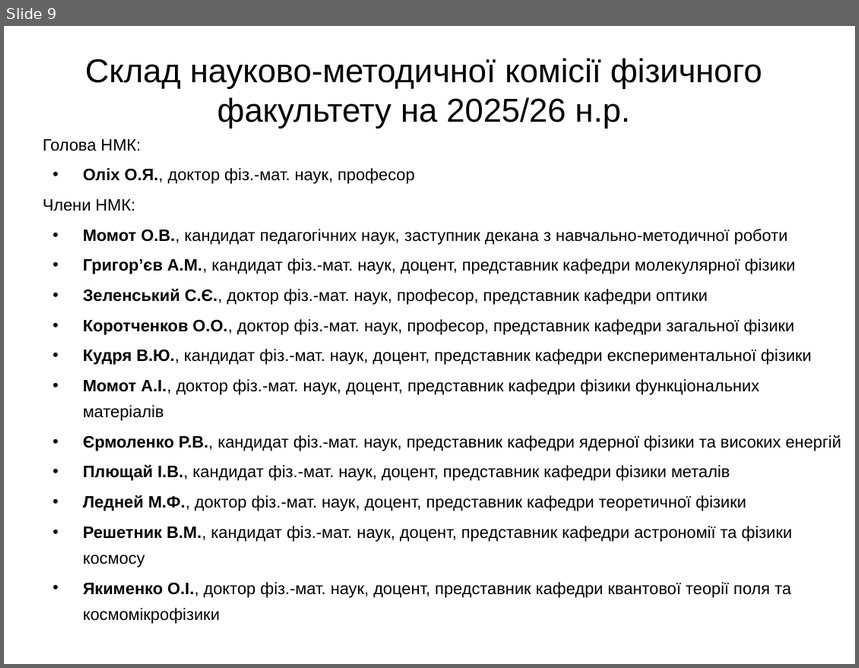
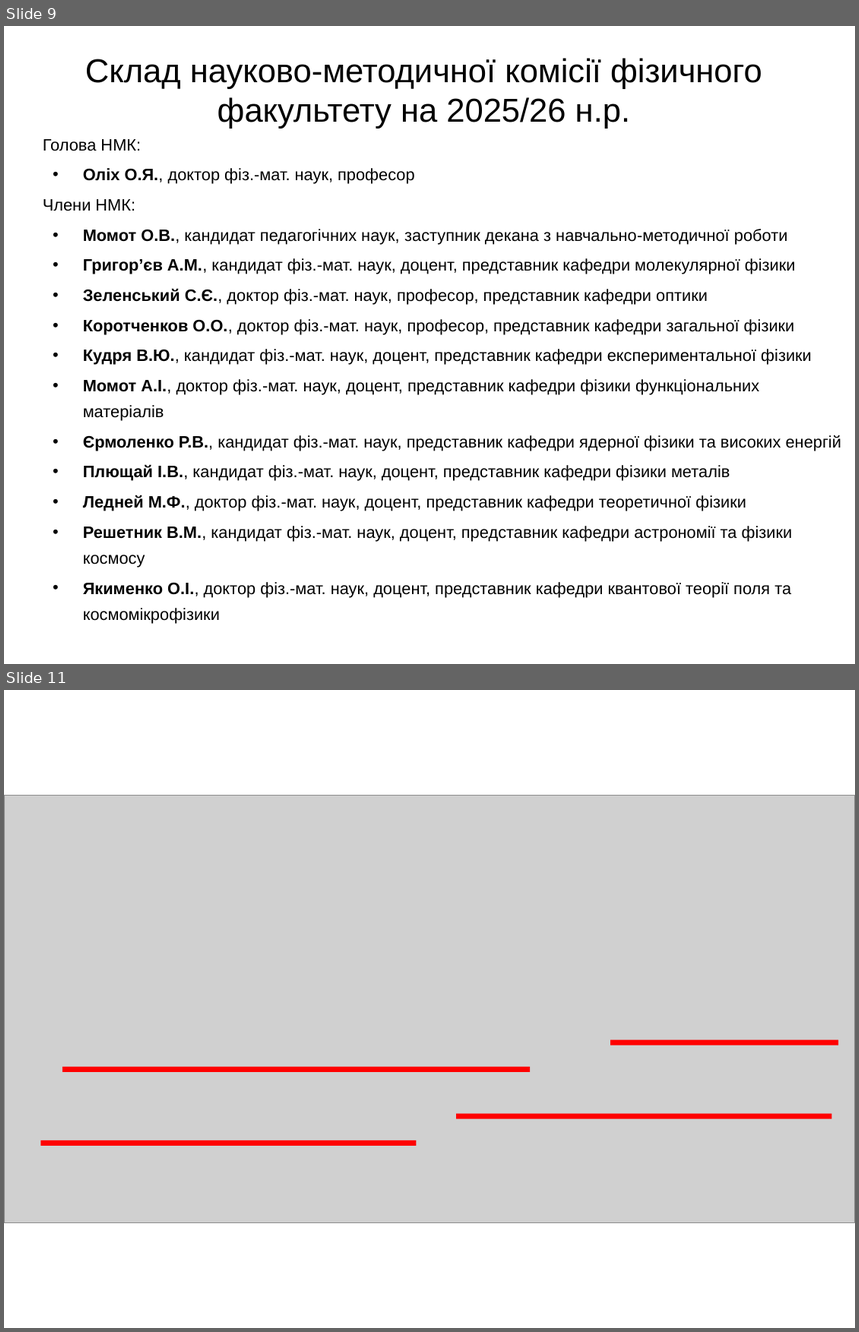
Before and after one commit to l432/NMK, a slide deck: Olikh/Zvit/24_25/Zvit24_245.ppt. Shown one above the other, each under a label of ours: slide 9 before the commit, slides 9 and 11 after it; the slides between them are not shown. The pictures are 859x668 and 859x1332 pixels, drawn with LibreOffice and Linux fonts; fonts in the diff are those of the drawing; grey boxes stand for pictures; background and template pictures are left out. Boxes give left, top, right and bottom in pixels: in the first picture for what was removed or moved away, otherwise in the second. Text is boxed around its words. In the diff, an @@ line names an element or a change of style, - is before the commit and + after.

```diff
--- a/Olikh/Zvit/24_25/Zvit24_245.ppt
+++ b/Olikh/Zvit/24_25/Zvit24_245.ppt
@@ slide 11 added at (4,690,855,1328), background picture (left out) @@
@@ picture added at (4,796,855,1224) @@
@@ line added from (611, 1043) to (838, 1043), #FF0000 4.51 pt @@
@@ line added from (63, 1070) to (530, 1070), #FF0000 4.51 pt @@
@@ line added from (456, 1116) to (832, 1116), #FF0000 4.51 pt @@
@@ line added from (40, 1143) to (416, 1143), #FF0000 4.51 pt @@
```
Also in this commit, not shown: 1 slide changed, 1 other slide added, 6 other files.
